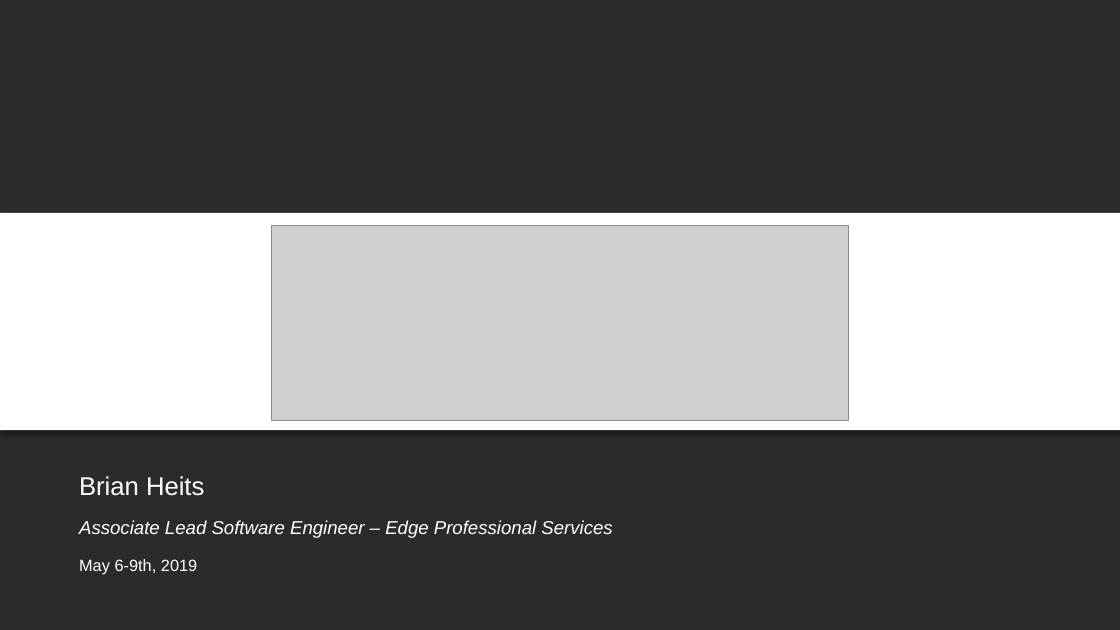
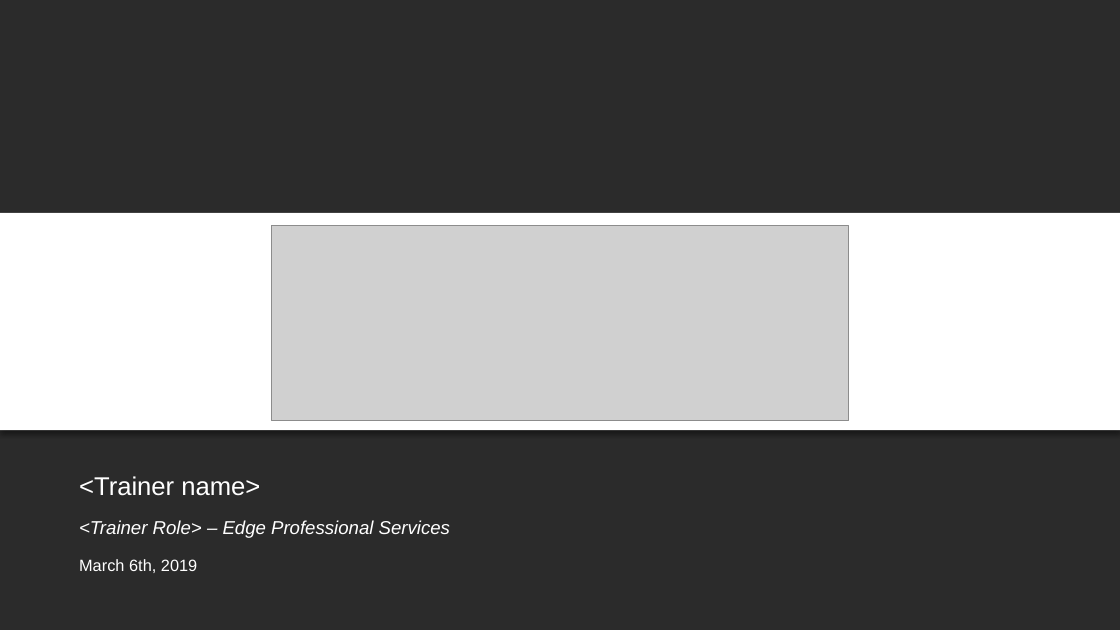
Before and after one commit to BH018364/SMART-on-FHIR-Training, a slide deck: slide 1 of SMART on FHIR Primer.pptx. Drawn at 1120x630 pixels with LibreOffice and Linux fonts; fonts in the diff are those of the drawing; grey boxes stand for pictures; background and template pictures are left out; a plain dark background stands for a picture behind light text. Boxes give left, top, right and bottom in pixels: in the first picture for what was removed or moved away, otherwise in the second. Text is boxed around its words. In the diff, an @@ line names an element or a change of style, - is before the commit and + after.

```diff
--- a/SMART on FHIR Primer.pptx
+++ b/SMART on FHIR Primer.pptx
@@ text at (x1=79, y1=476, x2=260, y2=496): text changed @@
-Brian Heits
+<Trainer name>
@@ text at (x1=79, y1=520, x2=450, y2=538): text changed @@
-Associate Lead Software Engineer – Edge Professional Services
+<Trainer Role> – Edge Professional Services
@@ text at (x1=79, y1=559, x2=197, y2=573): text changed @@
-May 6-9th, 2019
+March 6th, 2019
```
Also in this commit, not shown: 2 other files.
